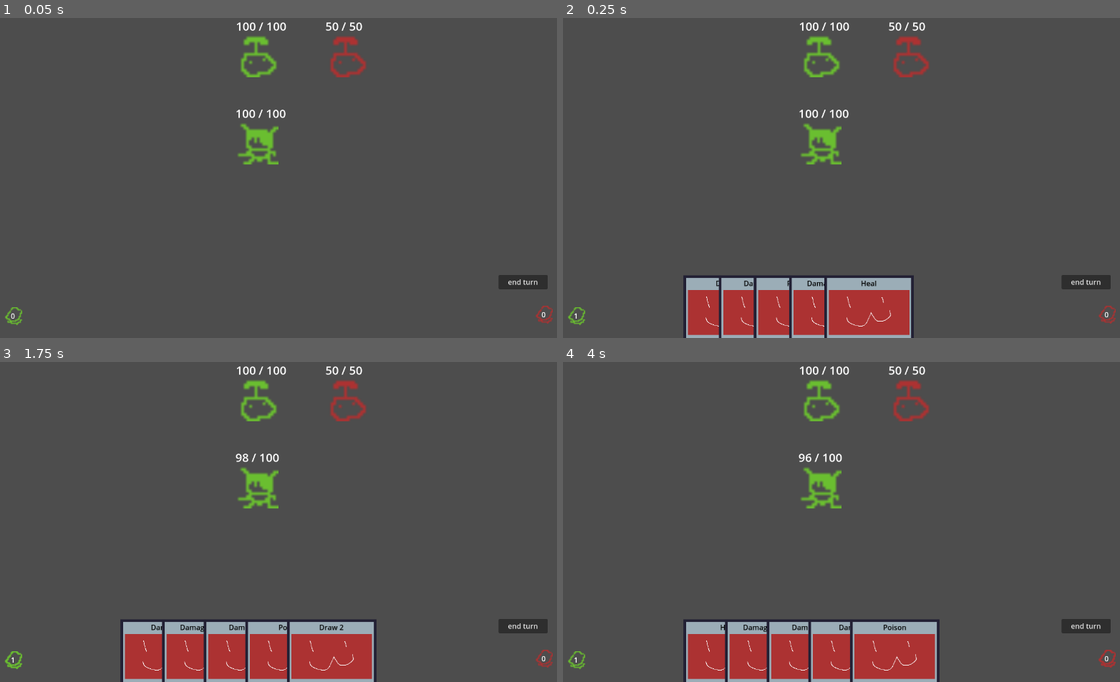
Above: before the commit, frames 1-4 (two rows, left to right).
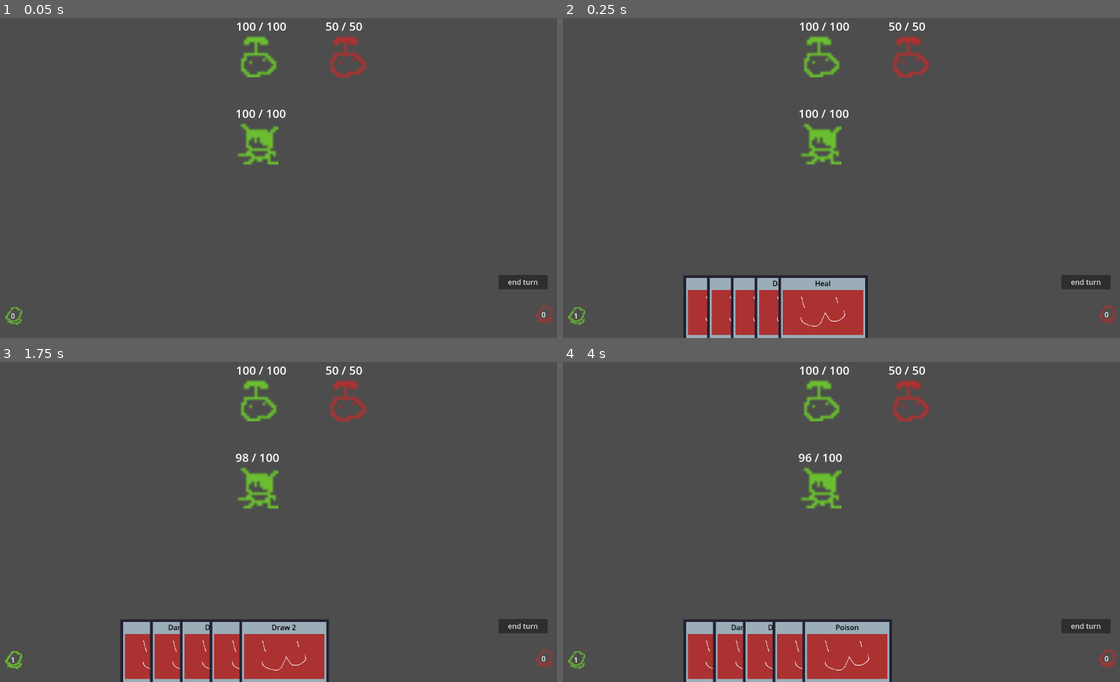
Above: after the commit, the same moments.

Repository: Saplings-Projects/1M_sub
Game: Godot game, scene res://#Scenes/TestingScene.tscn
Same seed, same stepped clock (60 frames per second), same inputs: the game is played once before the commit and once after it.
Inputs:
- Up to frame 1 (0.05 s): no input
- Up to frame 2 (0.25 s): no input
- Up to frame 3 (1.75 s): click "end turn" at 0.5 s; click "1" at 1.25 s
- Up to frame 4 (4 s): click "0" at 2 s; click "end turn" at 2.75 s; click "5" at 3.5 s

Frame 1 is identical in both runs. In frame 2, 2.9% of the frame differs, in the area x 25-63%, y 80-100%; in frame 3, 3.3%, in the area x 26-68%, y 80-100%; in frame 4, 3.3%.

Commit message:
Add CardMovementComponent
-Add states, but they don't do anything yet. Just lerp to desired position
-Replace LerpComponent on Card scene

Diff:
--- a/Cards/Card.tscn
+++ b/Cards/Card.tscn
@@ -3,9 +3,9 @@
 [ext_resource type="Script" path="res://Cards/CardWorld.gd" id="1_4el5m"]
 [ext_resource type="Texture2D" uid="uid://nheutko3fha3" path="res://Cards/card.png" id="2_k6rq5"]
 [ext_resource type="Script" path="res://Input/ClickHandler.gd" id="3_du4nn"]
-[ext_resource type="Script" path="res://Helpers/LerpComponent.gd" id="4_ujyje"]
 [ext_resource type="Script" path="res://UI/CardUISetter.gd" id="5_hkyxd"]
 [ext_resource type="Texture2D" uid="uid://bdc5r0w6lyh34" path="res://Cards/card_image.png" id="6_p357x"]
+[ext_resource type="Script" path="res://Cards/CardMovementComponent.gd" id="6_qvt2l"]
 
 [sub_resource type="LabelSettings" id="LabelSettings_ooxvf"]
 font_color = Color(0, 0, 0, 1)
@@ -13,12 +13,11 @@
 [node name="Card" type="Node2D"]
 script = ExtResource("1_4el5m")
 
-[node name="ClickHandler" type="Node2D" parent="."]
+[node name="ClickHandler" type="Node" parent="."]
 script = ExtResource("3_du4nn")
 
-[node name="LerpComponent" type="Node2D" parent="."]
-script = ExtResource("4_ujyje")
-lerp_speed = 7.0
+[node name="CardMovementComponent" type="Node" parent="."]
+script = ExtResource("6_qvt2l")
 
 [node name="CardUI" type="Control" parent="." node_paths=PackedStringArray("title_label", "description_label", "key_art")]
 layout_mode = 3
--- a/Cards/CardContainer.gd
+++ b/Cards/CardContainer.gd
@@ -196,12 +196,12 @@
 
 
 func _focus_card(card: CardWorld, offset: float) -> void:
-	card.get_lerp_component().desired_position.y = -offset
+	card.get_card_movement_component().desired_position.y = -offset
 	card.z_index = 1
 
 
 func _unfocus_card(card: CardWorld) -> void:
-	card.get_lerp_component().desired_position.y = 0
+	card.get_card_movement_component().desired_position.y = 0
 	card.z_index = 0
 
 
@@ -225,4 +225,4 @@
 		var card: CardWorld = cards_in_hand[card_index]
 		var card_x: float = per_card_width * card_index
 
-		card.get_lerp_component().desired_position.x = card_x
+		card.get_card_movement_component().desired_position.x = card_x
--- /dev/null
+++ b/Cards/CardMovementComponent.gd
@@ -0,0 +1,40 @@
+extends Node
+class_name CardMovementComponent
+
+
+signal on_movement_state_update(new_state: Enums.CardMovementState)
+
+@export var lerp_speed: float = 4.0
+
+var current_move_state: Enums.CardMovementState = Enums.CardMovementState.NONE
+var desired_position: Vector2 = Vector2.ZERO
+
+
+func _process(delta):
+	_on_state_process(current_move_state)
+
+
+func set_movement_state(new_state: Enums.CardMovementState):
+	if new_state == current_move_state:
+		return
+
+	_on_state_exit(current_move_state)
+
+	current_move_state = new_state
+
+	_on_state_enter(current_move_state)
+
+	on_movement_state_update.emit(current_move_state)
+
+
+func _on_state_enter(state: Enums.CardMovementState):
+	pass
+
+
+func _on_state_process(state: Enums.CardMovementState):
+	var delta: float = get_process_delta_time()
+	get_parent().position = get_parent().position.lerp(desired_position, delta * lerp_speed)
+
+
+func _on_state_exit(state: Enums.CardMovementState):
+	pass
--- a/Cards/CardWorld.gd
+++ b/Cards/CardWorld.gd
@@ -23,8 +23,8 @@
 	get_click_handler().set_interactable(new_phase == Enums.Phase.PLAYER_ATTACKING)
 
 
-func get_lerp_component() -> LerpComponent:
-	return Helpers.get_first_child_node_of_type(self, LerpComponent) as LerpComponent
+func get_card_movement_component() -> CardMovementComponent:
+	return Helpers.get_first_child_node_of_type(self, CardMovementComponent) as CardMovementComponent
 
 
 func get_click_handler() -> ClickHandler:
--- a/Core/Enums.gd
+++ b/Core/Enums.gd
@@ -23,3 +23,13 @@
 	ENEMY_ONLY,
 	ALL,
 }
+
+enum CardMovementState
+{
+	NONE,
+	MOVING_TO_HAND,
+	IN_HAND,
+	DISCARDING,
+	HOVERED,
+	QUEUED,
+}
